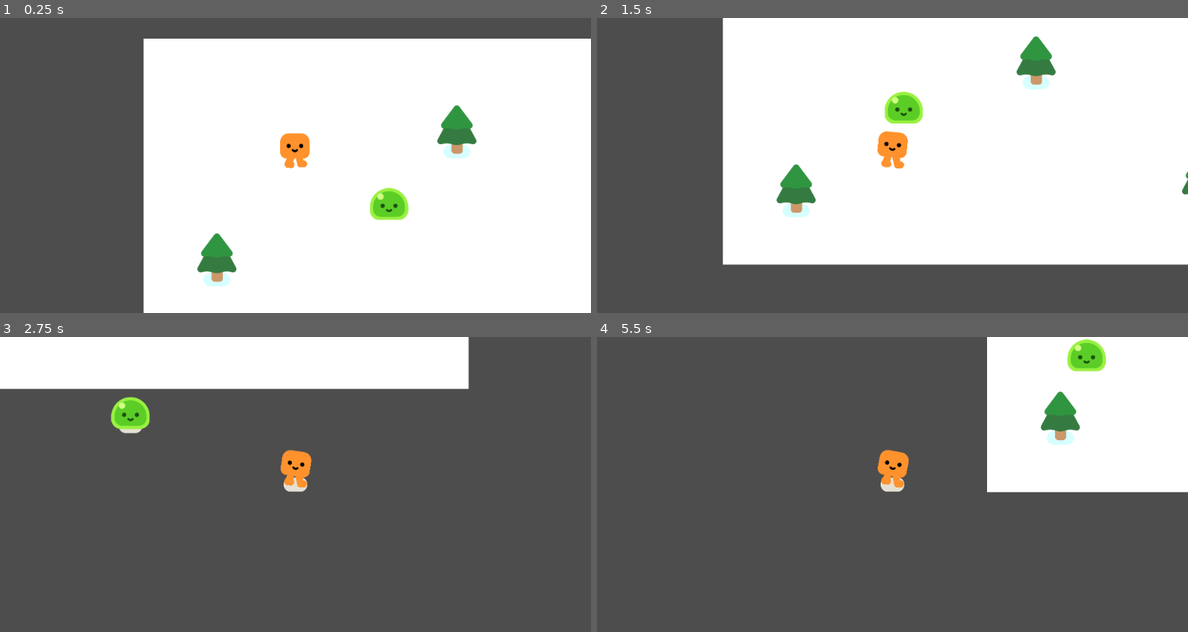
Above: before the commit, frames 1-4 (two rows, left to right).
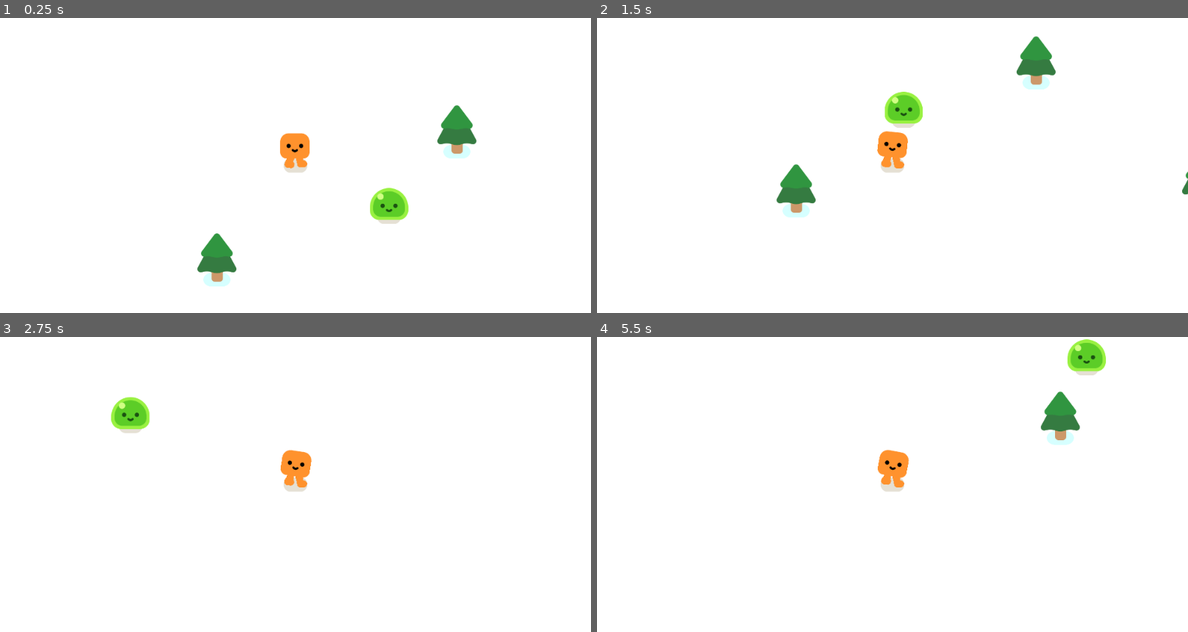
Above: after the commit, the same moments.

Repository: martindieck/gun-galore
Game: Godot game, scene res://game.tscn
Two runs of this game, one before a commit and one after it. Both use one fixed random seed, a clock stepped at 60 frames per second and the inputs below.
Inputs:
- Up to frame 1 (0.25 s): no input
- Up to frame 2 (1.5 s): hold D (move_right) 0.53-1.28 s; hold S (move_down) from 1.28 s (still down)
- Up to frame 3 (2.75 s): release S (move_down) at 2.03 s; hold D (move_right) from 2.03 s (still down)
- Up to frame 4 (5.5 s): release D (move_right) at 2.78 s; hold W (move_up) 2.78-3.53 s; hold A (move_left) 3.53-5.03 s; hold S (move_down) from 5.03 s (still down)

The runs differ from the first frame. In frame 1, 30% of the frame differs, in the area x 0-100%, y 0-100%; in frame 2, 34%; in frame 3, 85%; in frame 4, 82%.

Commit message:
Added Canvas Layer for Continuous BG
Also Fixed Mob sticking bug due to Moving Platform feature in Godot

Diff:
--- a/enemy.tscn
+++ b/enemy.tscn
@@ -8,6 +8,7 @@
 
 [node name="Enemy" type="CharacterBody2D"]
 scale = Vector2(0.6, 0.6)
+platform_floor_layers = 4294967040
 script = ExtResource("1_5j83h")
 
 [node name="Slime" parent="." instance=ExtResource("1_6rt3g")]
--- a/game.tscn
+++ b/game.tscn
@@ -7,7 +7,10 @@
 [node name="Game" type="Node2D"]
 y_sort_enabled = true
 
-[node name="ColorRect" type="ColorRect" parent="."]
+[node name="CanvasLayer" type="CanvasLayer" parent="."]
+layer = -1
+
+[node name="ColorRect" type="ColorRect" parent="CanvasLayer"]
 offset_right = 1000.0
 offset_bottom = 500.0
 
--- a/player.tscn
+++ b/player.tscn
@@ -8,6 +8,7 @@
 
 [node name="Player" type="CharacterBody2D"]
 scale = Vector2(0.6, 0.6)
+platform_floor_layers = 4294967040
 script = ExtResource("1_4q4jk")
 
 [node name="HappyBoo" parent="." instance=ExtResource("1_cus25")]
